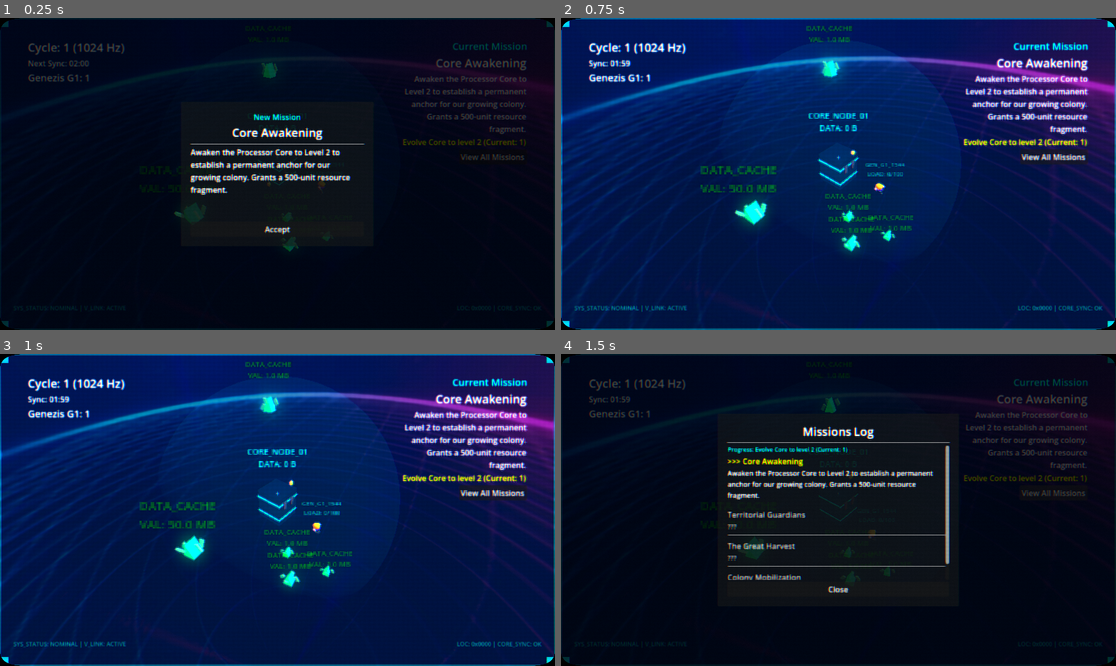
Above: before the commit, frames 1-4 (two rows, left to right).
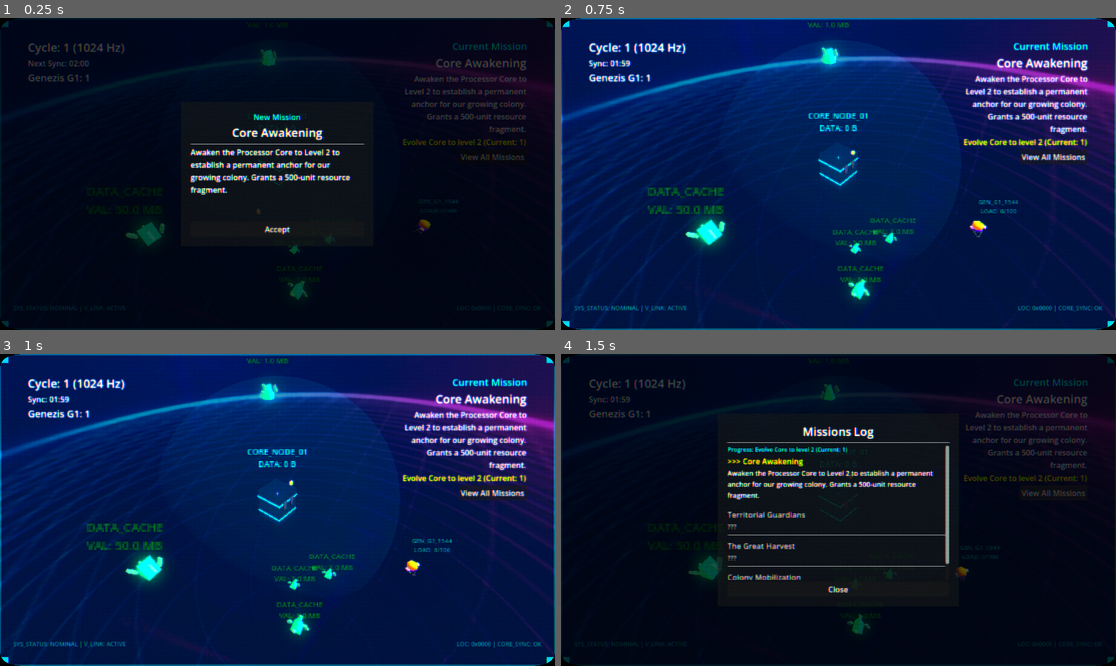
Above: after the commit, the same moments.

Repository: peterlavey/immanent
Game: Godot game, scene res://src/core/world/World.tscn
The game is run twice, just before and just after one commit, with the same random seed, the same clock (stepped at 60 frames per second) and the same inputs. Sound files missing from this copy of the repository are replaced by a short silence.
Inputs:
- Up to frame 1 (0.25 s): no input
- Up to frame 2 (0.75 s): click "Accept" at 0.5 s
- Up to frame 3 (1 s): no input
- Up to frame 4 (1.5 s): click "View All Missions" at 1.25 s

The runs differ from the first frame. In frame 1, 1.0% of the frame differs, in the area x 18-83%, y 1-91%; in frame 2, 4.1%, in the area x 15-83%, y 1-92%; in frame 3, 4.1%; in frame 4, 0.9%.

Commit message:
Increase spawn distances for Data Spots and Genezis units to reduce Core overcrowding and improve simulation clarity; update tasks and documentation accordingly.

Diff:
--- a/src/core/world_manager/WorldManager.gd
+++ b/src/core/world_manager/WorldManager.gd
@@ -13,7 +13,7 @@
 @export var bit_scrubber_scene: PackedScene
 @export var defragmenter_scene: PackedScene
 @export var spawn_radius: float = 20.0
-@export var min_spawn_distance: float = 5.0
+@export var min_spawn_distance: float = 10.0
 @export var initial_spots: int = 5
 
 @onready var time_manager = $TimeManager
@@ -175,7 +175,7 @@
 	# Spawn near core
 	if core_node:
 		var angle = randf() * TAU
-		var offset = Vector3(cos(angle), 0, sin(angle)) * 3.0
+		var offset = Vector3(cos(angle), 0, sin(angle)) * 6.0
 		g0.global_position = core_node.global_position + offset
 	else:
 		g0.global_position = Vector3.ZERO
@@ -240,7 +240,7 @@
 	# Random initial position in space
 	var angle = randf() * TAU
 	var elevation = randf_range(-PI/4, PI/4)
-	var distance = 5.0
+	var distance = 12.0
 	genezis.global_position = Vector3(
 		cos(angle) * cos(elevation) * distance,
 		sin(elevation) * distance,
Not shown, changed: docs/tasks.md
Not shown, added: docs/testing_retrospective_spacing.md
